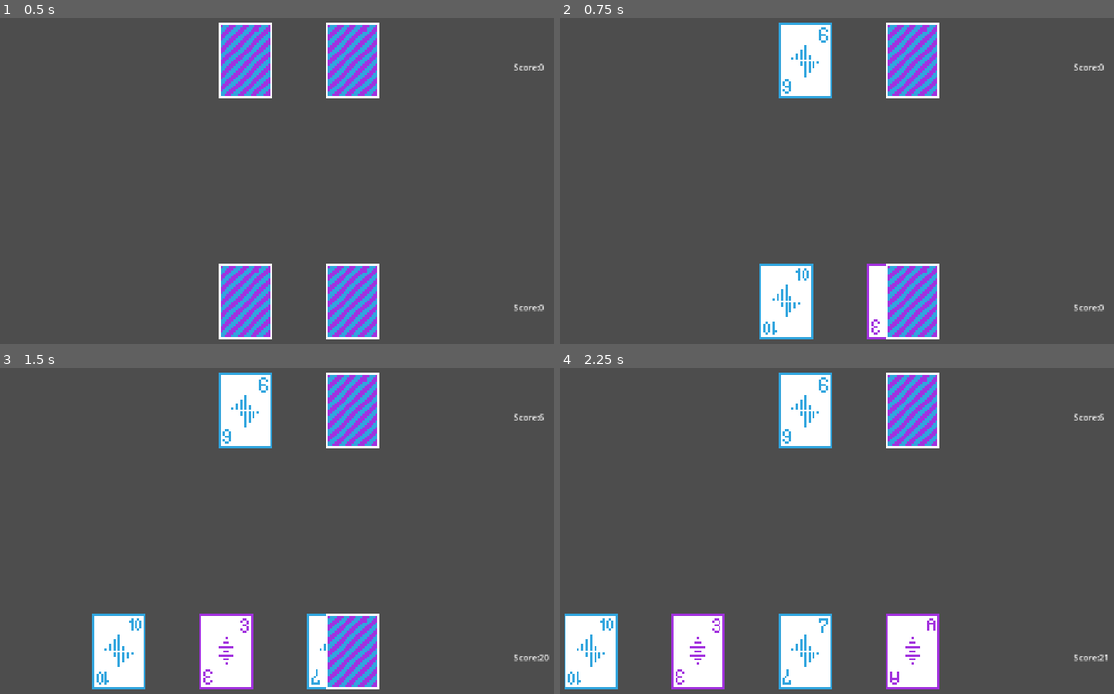
Above: before the commit, frames 1-4 (two rows, left to right).
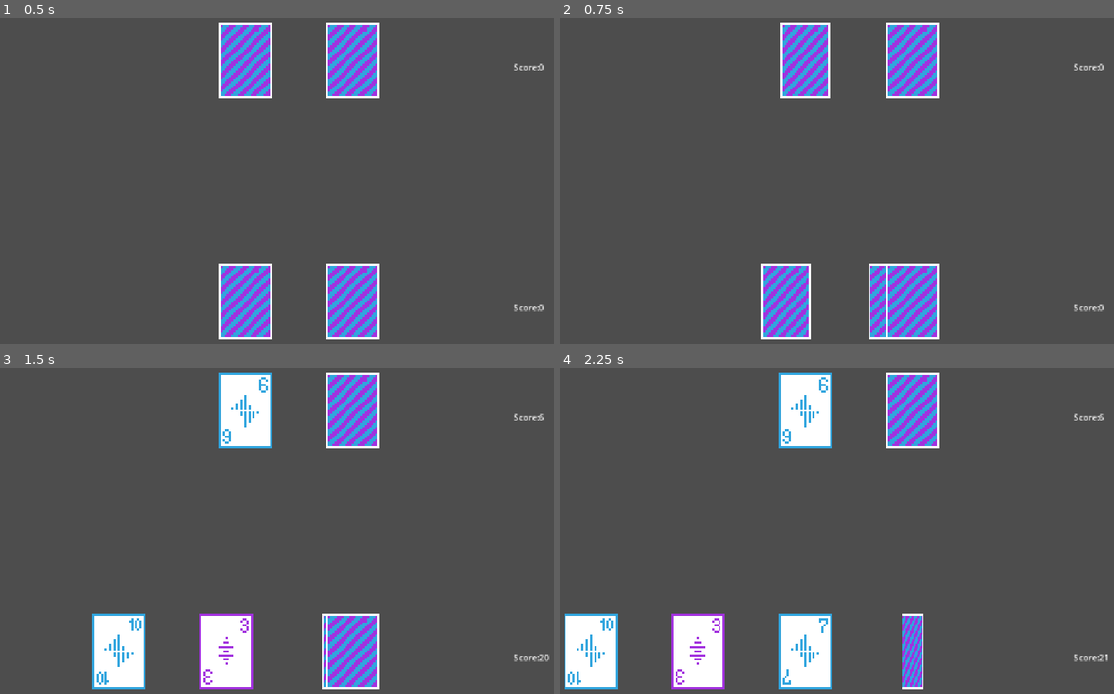
Above: after the commit, the same moments.

Repository: Nitro-87/blackjack
Game: Godot game, scene res://table.tscn
The game is run twice, just before and just after one commit, with the same random seed, the same clock (stepped at 60 frames per second) and the same inputs.
Inputs:
- Up to frame 1 (0.5 s): no input
- Up to frame 2 (0.75 s): tap Enter at 0.5 s; tap Space (hit) at 0.6 s
- Up to frame 3 (1.5 s): tap Space (hit) at 1.35 s
- Up to frame 4 (2.25 s): tap Shift (stand) at 2.1 s

Frame 1 is identical in both runs. In frame 2, 4.7% of the frame differs, in the area x 35-59%, y 1-99%; in frame 3, 0.7%; in frame 4, 2.2%.

Commit message:
added card flip animation

Diff:
--- a/card.gd
+++ b/card.gd
@@ -31,6 +31,11 @@
 
 func flip() -> void:
 	await get_tree().create_timer(0.75).timeout
-	var new_texture = load(card_texture())
-	$Sprite2D.texture = new_texture
+	var tween = create_tween()
+	tween.tween_property(self, "scale:x", 0, 0.25)
+	tween.tween_callback( func():
+		var new_texture = load(card_texture())
+		$Sprite2D.texture = new_texture
+	)
+	tween.tween_property(self, "scale:x", 1, 0.25)
 	flipped = true
--- a/table.gd
+++ b/table.gd
@@ -53,7 +53,7 @@
 func dealer_hit():
 	for card in dealer_hand:
 		var tween = create_tween()
-		tween.tween_property(card, "position:x", card.position.x - 200, 0.75)
+		tween.tween_property(card, "position:x", card.position.x - 200, 1.0)
 	var new_card = deal_card()
 	dealer_hand.append(new_card)
 	new_card.position = $DealerHand/DCard2.global_position
